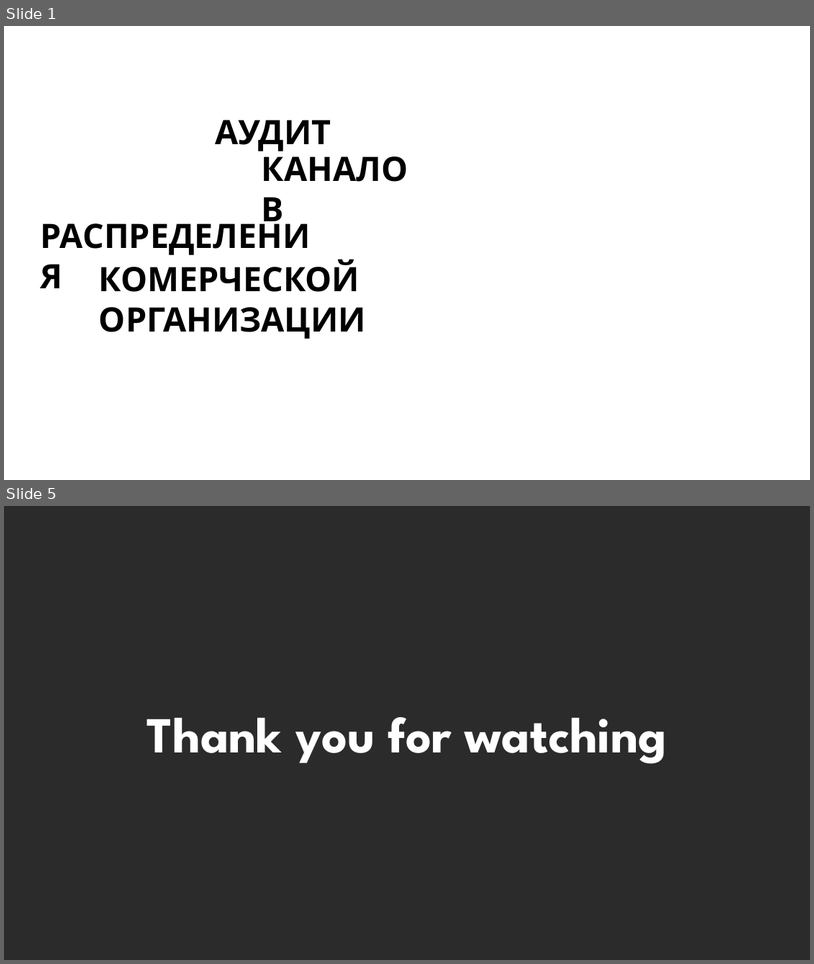
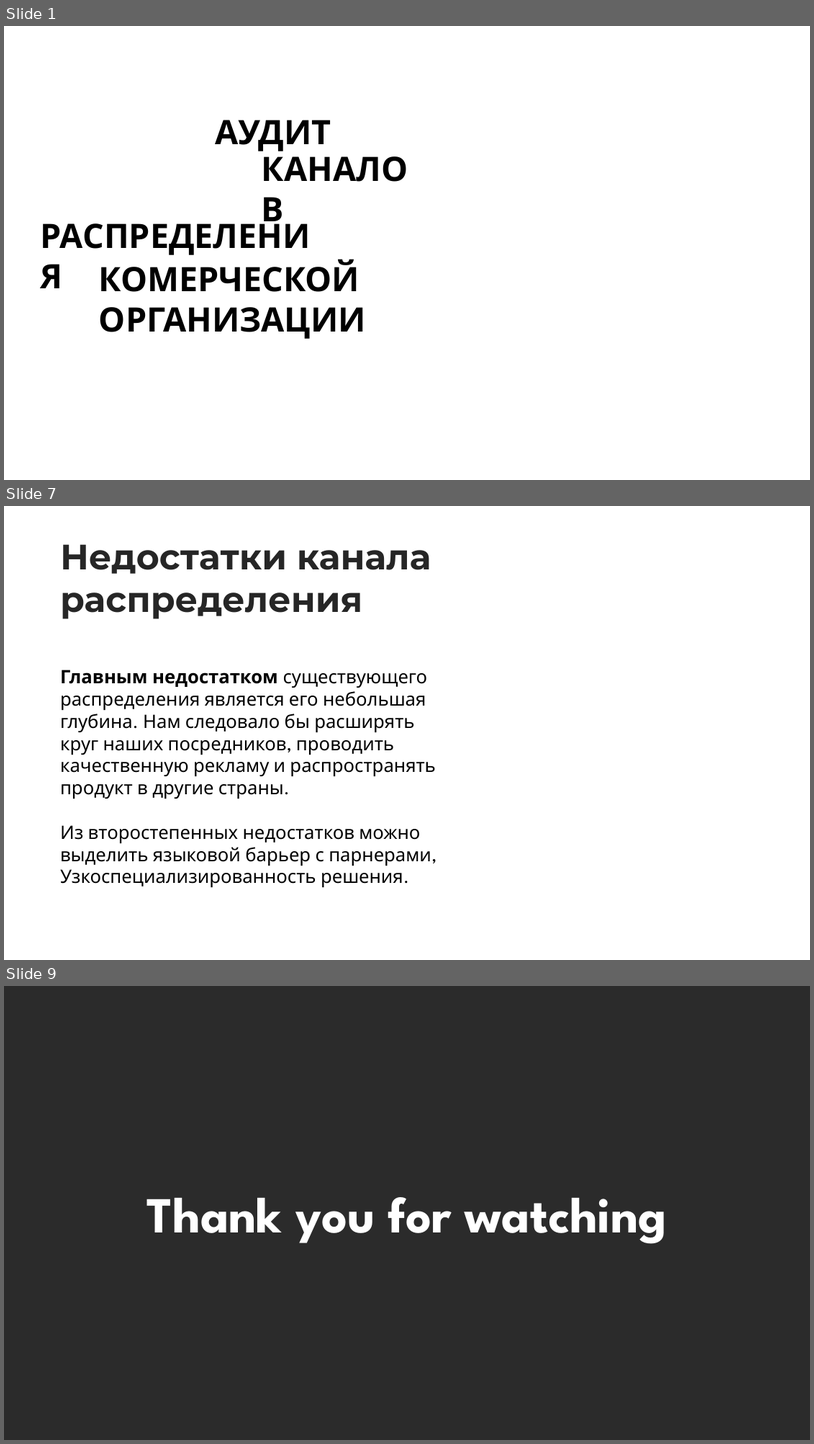
Before and after one commit to kharbacheuski/BSUIR_LABS, a slide deck: 5_term/МППиУ/SOFT_FX_PRES_5.pptx. Shown one above the other, each under a label of ours: slides 1 and 5 before the commit, slides 1, 7 and 9 after it; the slides between them are not shown. The pictures are 814x964 and 814x1444 pixels, drawn with LibreOffice and Linux fonts; fonts in the diff are those of the drawing; background and template pictures are left out; a plain dark background stands for a picture behind light text. Boxes give left, top, right and bottom in pixels: in the first picture for what was removed or moved away, otherwise in the second. Text is boxed around its words. In the diff, an @@ line names an element or a change of style, - is before the commit and + after.

```diff
--- a/5_term/МППиУ/SOFT_FX_PRES_5.pptx
+++ b/5_term/МППиУ/SOFT_FX_PRES_5.pptx
@@ slide 7 added at (x1=4, y1=506, x2=810, y2=960), background picture (left out) @@
@@ title added at (x1=60, y1=544, x2=431, y2=619), 42 pt, text #262626, bold @@
+Недостатки канала распределения
@@ text added at (x1=60, y1=669, x2=435, y2=887), 22 pt, text #000000 @@
+Главным недостатком существующего распределения является его небольшая глубина. Нам следовало бы расширять круг наших посредников, проводить качественную рекламу и распространять продукт в другие страны.
+Из второстепенных недостатков можно выделить языковой барьер с парнерами,
+Узкоспециализированность решения.
@@ what was slide 5 is now slide 9 @@
```
Also in this commit, not shown: 6 other slides added, 3 slides removed, 1 other file.
